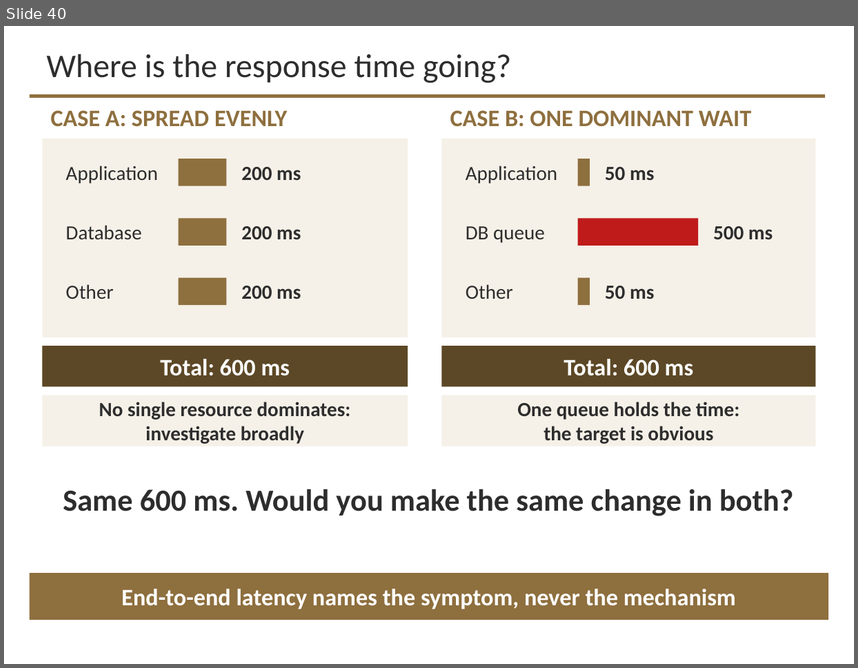
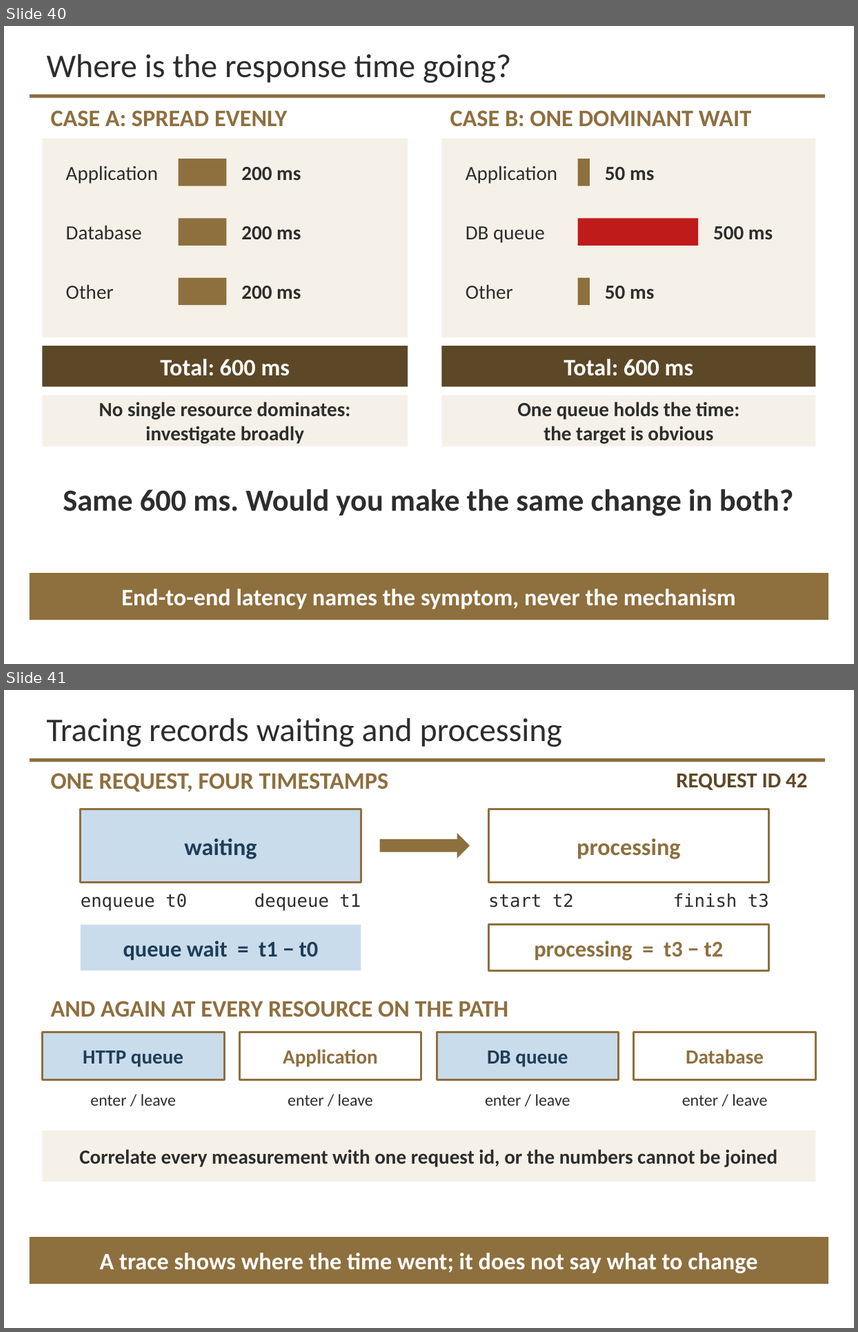
Before and after one commit to davisjam/model-based-agentic-software-engineering, a slide deck: course/lectures/act-3-software-in-the-world/04-performance-and-reliability/3-4-Performance-and-Reliability-1-Performance-Engineering.pptx. Shown one above the other, each under a label of ours: slide 40 before the commit, slides 40 and 41 after it. The pictures are 858x668 and 858x1332 pixels, drawn with LibreOffice and Linux fonts; fonts in the diff are those of the drawing; background and template pictures are left out. Boxes give left, top, right and bottom in pixels: in the first picture for what was removed or moved away, otherwise in the second. Text is boxed around its words. In the diff, an @@ line names an element or a change of style, - is before the commit and + after.

```diff
--- a/course/lectures/act-3-software-in-the-world/04-performance-and-reliability/3-4-Performance-and-Reliability-1-Performance-Engineering.pptx
+++ b/course/lectures/act-3-software-in-the-world/04-performance-and-reliability/3-4-Performance-and-Reliability-1-Performance-Engineering.pptx
@@ slide 41 added at (4,690,854,1328), background #FFFFFF; not listed: 1 template element that a slide beside it also shows @@
@@ title added at (47,718,562,747), 28 pt, text #2D2D2D @@
+Tracing records waiting and processing
@@ text added at (51,773,389,792), 20 pt, text #8E6F3E, bold @@
+ONE REQUEST, FOUR TIMESTAMPS
@@ text added at (676,773,807,790), 18 pt, text #5C4826, bold @@
+REQUEST ID 42
@@ rectangle added at (81,809,361,882), fill #C9DCEC, outline #8E6F3E 1.75 pt, 20 pt, text #1F3D57, bold @@
+waiting
@@ rectangle added at (488,809,769,882), fill #FFFFFF, outline #8E6F3E 1.75 pt, 20 pt, text #8E6F3E, bold @@
+processing
@@ right arrow added at (380,833,470,858), fill #8E6F3E @@
@@ text added at (81,894,187,911), 15 pt, text #2D2D2D @@
+enqueue t0
@@ text added at (254,893,361,911), 15 pt, text #2D2D2D @@
+dequeue t1
@@ text added at (488,894,574,907), 15 pt, text #2D2D2D @@
+start t2
@@ text added at (673,893,769,907), 15 pt, text #2D2D2D @@
+finish t3
@@ rectangle added at (81,925,361,971), fill #C9DCEC, 19 pt, text #1F3D57, bold @@
+queue wait = t1 − t0
@@ rectangle added at (488,925,769,971), fill #FFFFFF, outline #8E6F3E 1.75 pt, 19 pt, text #8E6F3E, bold @@
+processing = t3 − t2
@@ text added at (51,1000,509,1017), 20 pt, text #8E6F3E, bold @@
+AND AGAIN AT EVERY RESOURCE ON THE PATH
@@ rectangle added at (42,1032,224,1079), fill #C9DCEC, outline #8E6F3E 1.75 pt, 17 pt, text #1F3D57, bold @@
+HTTP queue
@@ rectangle added at (239,1032,421,1079), fill #FFFFFF, outline #8E6F3E 1.75 pt, 17 pt, text #8E6F3E, bold @@
+Application
@@ rectangle added at (437,1032,619,1079), fill #C9DCEC, outline #8E6F3E 1.75 pt, 17 pt, text #1F3D57, bold @@
+DB queue
@@ rectangle added at (634,1032,816,1079), fill #FFFFFF, outline #8E6F3E 1.75 pt, 17 pt, text #8E6F3E, bold @@
+Database
@@ text added at (90,1094,176,1105), 14 pt, text #2D2D2D @@
+enter / leave
@@ text added at (288,1094,373,1105), 14 pt, text #2D2D2D @@
+enter / leave
@@ text added at (485,1094,570,1105), 14 pt, text #2D2D2D @@
+enter / leave
@@ text added at (682,1094,767,1105), 14 pt, text #2D2D2D @@
+enter / leave
@@ rectangle added at (42,1130,816,1181), fill #F5F1E8, 17 pt, text #2D2D2D, bold @@
+Correlate every measurement with one request id, or the numbers cannot be joined
@@ rectangle added at (30,1236,829,1283), fill #8E6F3E, 20 pt, text #FFFFFF, bold @@
+A trace shows where the time went; it does not say what to change
```
Also in this commit, not shown: 1 other slide added.
